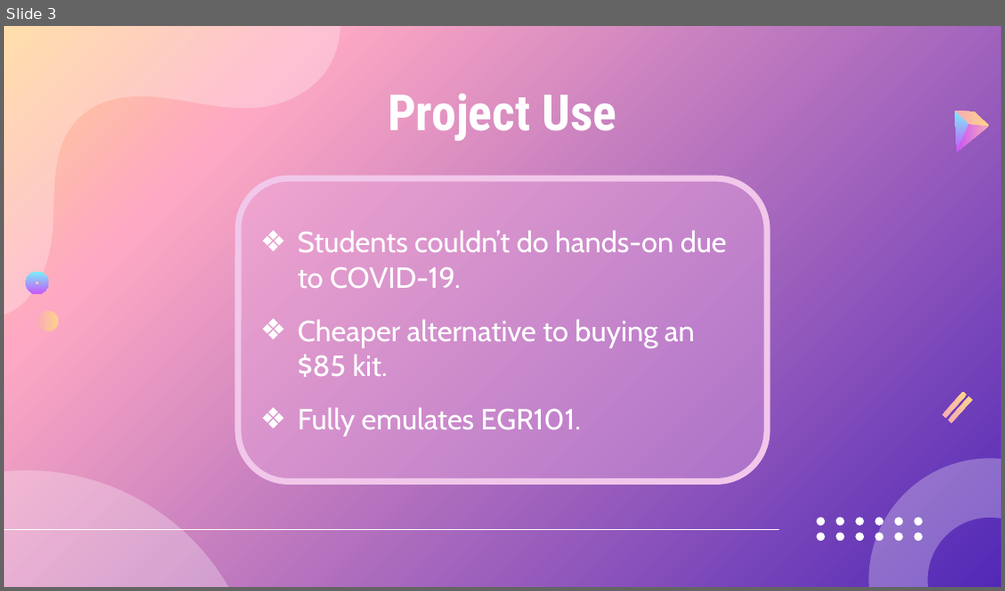
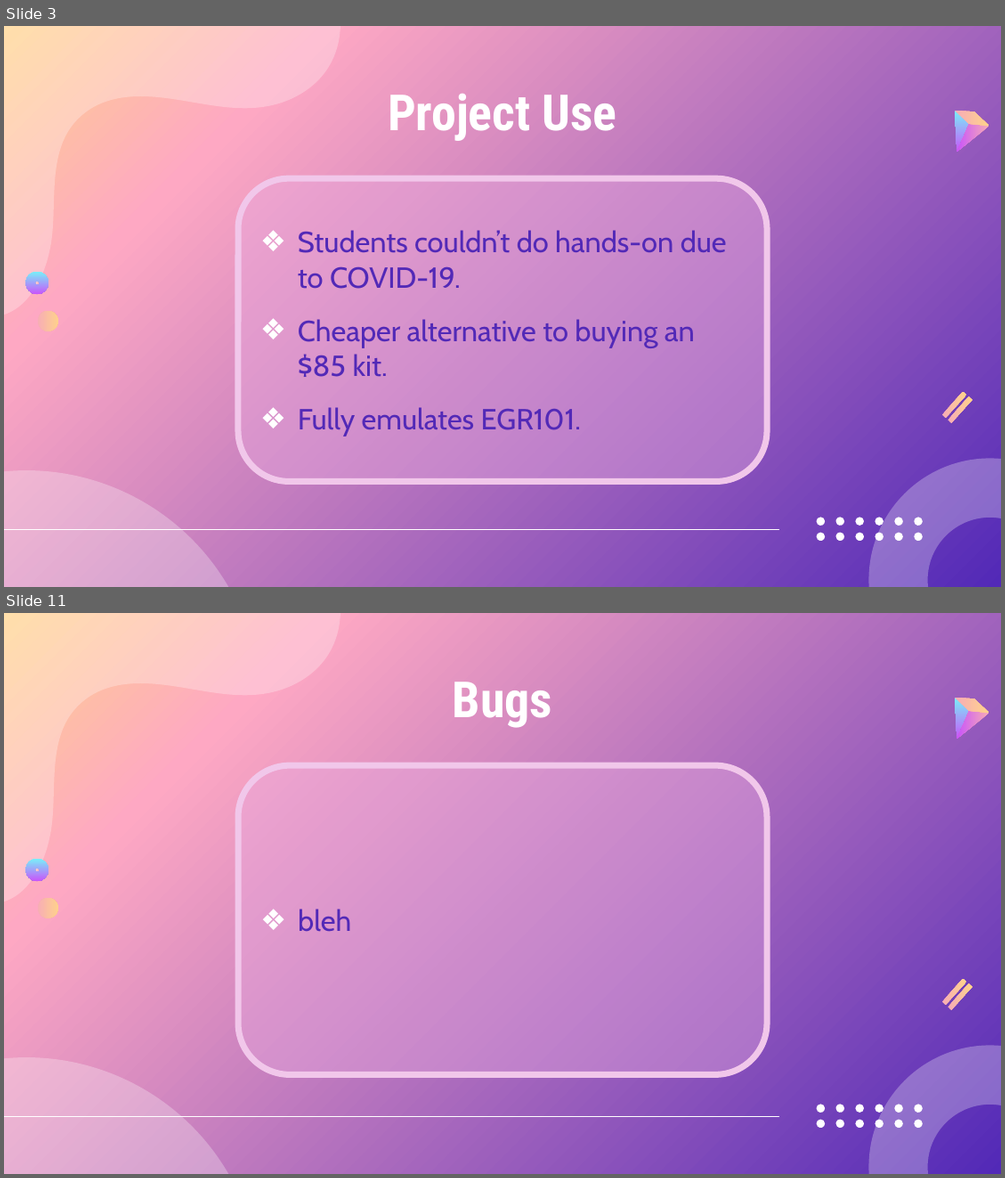
Before and after one commit to DanielKhali1/EGR101-Sim, a slide deck: Documentation/sprint5demo.pptx. Shown one above the other, each under a label of ours: slide 3 before the commit, slides 3 and 11 after it; the slides between them are not shown. The pictures are 1005x591 and 1005x1178 pixels, drawn with LibreOffice and Linux fonts; fonts in the diff are those of the drawing. Boxes give left, top, right and bottom in pixels: in the first picture for what was removed or moved away, otherwise in the second. Text is boxed around its words. In the diff, an @@ line names an element or a change of style, - is before the commit and + after.

```diff
--- a/Documentation/sprint5demo.pptx
+++ b/Documentation/sprint5demo.pptx
@@ slide 11 added at (4,613,1001,1174), background gradient #5229B7 to #FEA8C3 to #FFD38B; not listed: 3 template elements that a slide beside it also shows @@
@@ text added at (453,682,553,728), 48 pt, text #FFFFFF, bold @@
+Bugs
@@ freeform shape added at (955,698,969,738), fill gradient #78F0F9 to #C954FA @@
@@ freeform shape added at (955,698,989,713), fill gradient #F7ABB7 to #FFD38B @@
@@ freeform shape added at (956,711,989,738), fill gradient #F7ABB7 to #C954FA @@
@@ rounded rectangle added at (238,765,767,1074), fill #E9ABE0 at 40% opacity, outline #F1C7EA 6 pt, 28 pt, text #5229B7 @@
+❖ bleh
@@ freeform shape added at (25,859,48,881), fill gradient #78F0F9 to #C954FA @@
@@ freeform shape added at (37,896,59,919), fill gradient #F7ABB7 to #FFD38B @@
@@ freeform shape added at (942,979,966,1005), fill gradient #F7ABB7 to #FFD38B @@
@@ freeform shape added at (947,984,971,1010), fill gradient #F7ABB7 to #FFD38B @@
@@ line added from (4, 1116) to (779, 1116), #FFFFFF 1.5 pt @@
@@ group added at (816,1103,922,1129): 12 freeform shapes @@
@@ slide 3 changed as well @@
@@ rounded rectangle "Students couldn’t do hands-on due ..." at (238,178,767,482): text colour #FFFFFF to #5229B7 @@
```
Also in this commit, not shown: 2 other slides changed, 8 other slides added, 1 slide removed.
